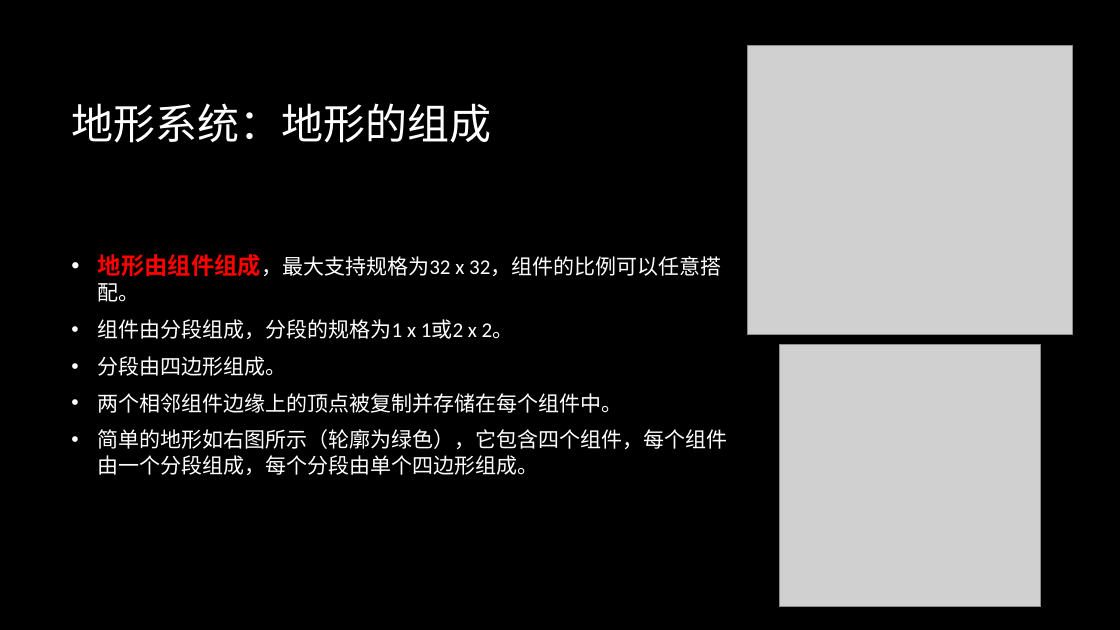
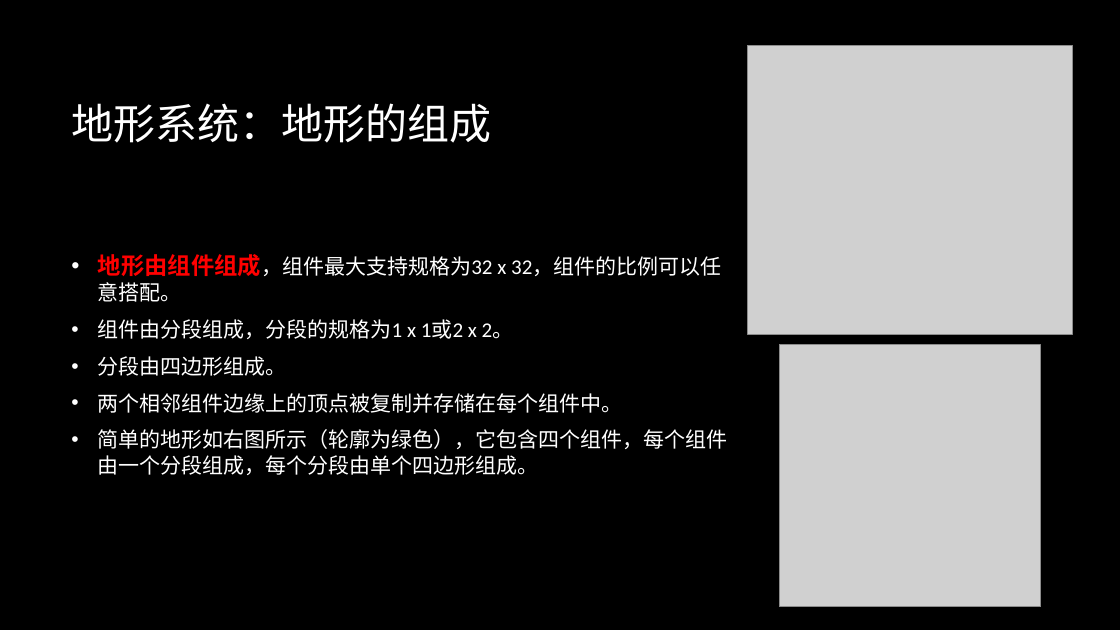
Before and after one commit to BattalionCommander/UE4_C-_Notes, a slide deck: slide 5 of Unreal engine 4.pptx. Drawn at 1120x630 pixels with LibreOffice and Linux fonts; fonts in the diff are those of the drawing; grey boxes stand for pictures; background and template pictures are left out. Boxes give left, top, right and bottom in pixels: in the first picture for what was removed or moved away, otherwise in the second. Text is boxed around its words. In the diff, an @@ line names an element or a change of style, - is before the commit and + after.

```diff
--- a/Unreal engine 4.pptx
+++ b/Unreal engine 4.pptx
@@ text at <box>98,254,721,302</box>: text changed @@
-• 地形由组件组成，最大支持规格为32 x 32，组件的比例可以任意搭配。
+• 地形由组件组成，组件最大支持规格为32 x 32，组件的比例可以任意搭配。
```
Also in this commit, not shown: 6 other slides changed, 1 other file.
